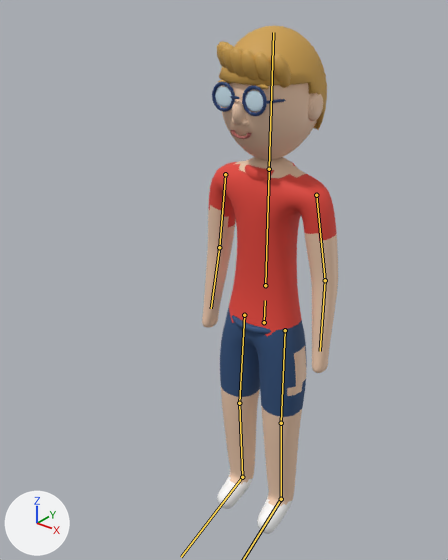
Renders of the glTF model web/carlos.glb from each side of a commit.
The view is the same before and after, from a camera (50 mm lens) standing at (0.78, -1.139, 1.417) and looking at (-0.04, -0.114, 0.782). The lights are fixed; the arrows at lower left show +X, +Y and +Z. The older version comes first. The bones that change, and the others that lie on the model, are drawn over the model as lines.

The first picture shows 'CarlosMalla'.
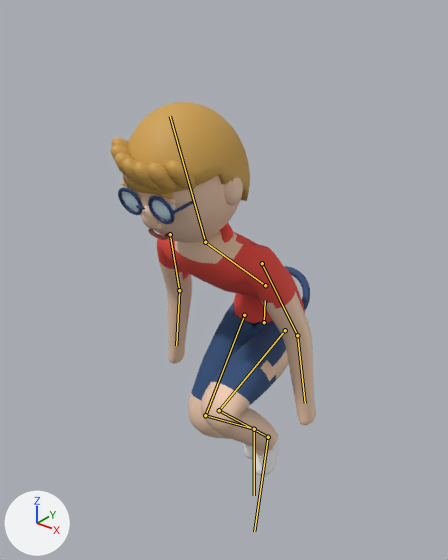
The newer file adds an action. The first version stands in its rest pose; the second is drawn at frame 13 of the action 'agachado'.

Pixel boxes (x1, y1, x2, y2) of what changed, in the pictures (448 x 560 px):
'CarlosMalla', posed (51% wider, 26% shorter)
    before: (202, 26, 338, 534)
    after: (110, 102, 316, 476)
bone 'columna', root to tip
    before: (265, 285) to (269, 171)
    after: (265, 285) to (206, 243)
bone 'cabeza', root to tip
    before: (269, 169) to (273, 32)
    after: (205, 242) to (170, 116)
bone 'brazo_L', root to tip
    before: (316, 195) to (325, 280)
    after: (262, 263) to (297, 335)
bone 'antebrazo_L', root to tip
    before: (325, 280) to (320, 351)
    after: (297, 335) to (305, 403)
bone 'brazo_R', root to tip
    before: (225, 174) to (219, 247)
    after: (170, 234) to (179, 290)
bone 'antebrazo_R', root to tip
    before: (219, 247) to (211, 308)
    after: (179, 290) to (176, 345)
bone 'pierna_L', root to tip
    before: (285, 330) to (281, 423)
    after: (285, 330) to (219, 410)
bone 'espinilla_L', root to tip
    before: (281, 423) to (281, 499)
    after: (219, 410) to (268, 437)
bone 'pierna_R', root to tip
    before: (244, 315) to (239, 403)
    after: (244, 315) to (205, 415)
bone 'espinilla_R', root to tip
    before: (239, 403) to (242, 477)
    after: (205, 415) to (254, 429)
bone 'pie_R', root to tip
    before: (242, 477) to (181, 557)
    after: (254, 429) to (254, 495)

What the commit changed:
Bone 'columna' (bone_columna) turns from (0, 0, 0) to (50, 0, 0) degrees about its own x, y and z.
Bone 'cabeza' (bone_cabeza) turns from (0, 0, 0) to (-32, 0, 0) degrees about its own x, y and z.
Bone 'brazo_L' (bone_brazo_l) turns from (0, 0, 0) to (-30, -6, -9) degrees about its own x, y and z.
Bone 'antebrazo_L' (bone_antebrazo_l) turns from (0, 0, 0) to (-9, -1, -1) degrees about its own x, y and z.
Bone 'brazo_R' (bone_brazo_r) turns from (0, 0, 0) to (-30, 6, 9) degrees about its own x, y and z.
Bone 'antebrazo_R' (bone_antebrazo_r) turns from (0, 0, 0) to (-9, 1, 1) degrees about its own x, y and z.
Bone 'pierna_L' (bone_pierna_l) turns from (0, 0, 0) to (-72, -2, 0) degrees about its own x, y and z.
Bone 'espinilla_L' (bone_espinilla_l) turns from (0, 0, 0) to (112, 0, 0) degrees about its own x, y and z.
Bone 'pie_L' (bone_pie_l) turns from (0, 0, 0) to (17, 0, 3) degrees about its own x, y and z.
Bone 'pierna_R' (bone_pierna_r) turns from (0, 0, 0) to (-31, 1, 1) degrees about its own x, y and z.
Bone 'espinilla_R' (bone_espinilla_r) turns from (0, 0, 0) to (77, 0, 0) degrees about its own x, y and z.
Bone 'pie_R' (bone_pie_r) turns from (0, 0, 0) to (28, 0, -5) degrees about its own x, y and z.
